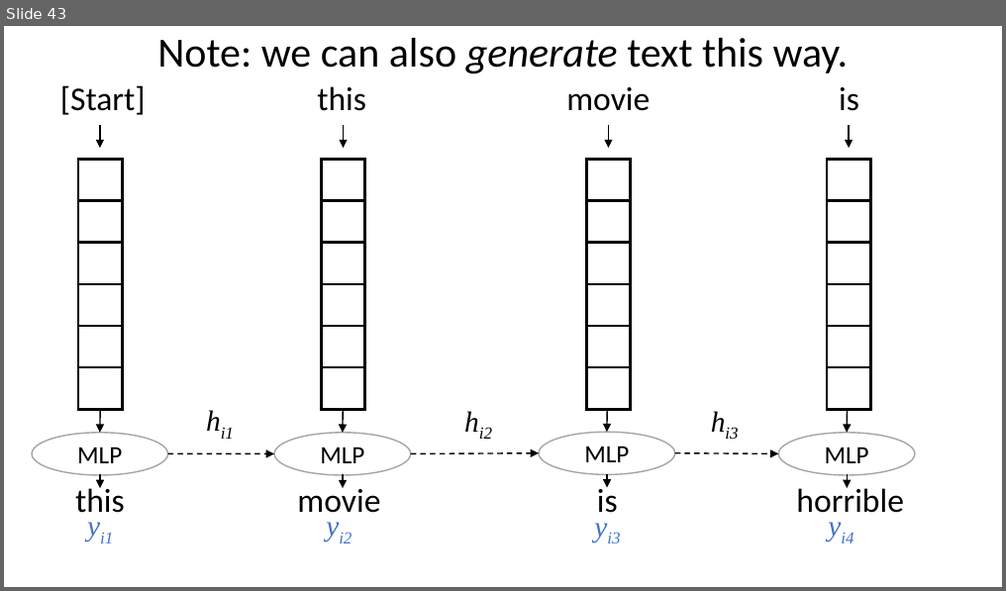
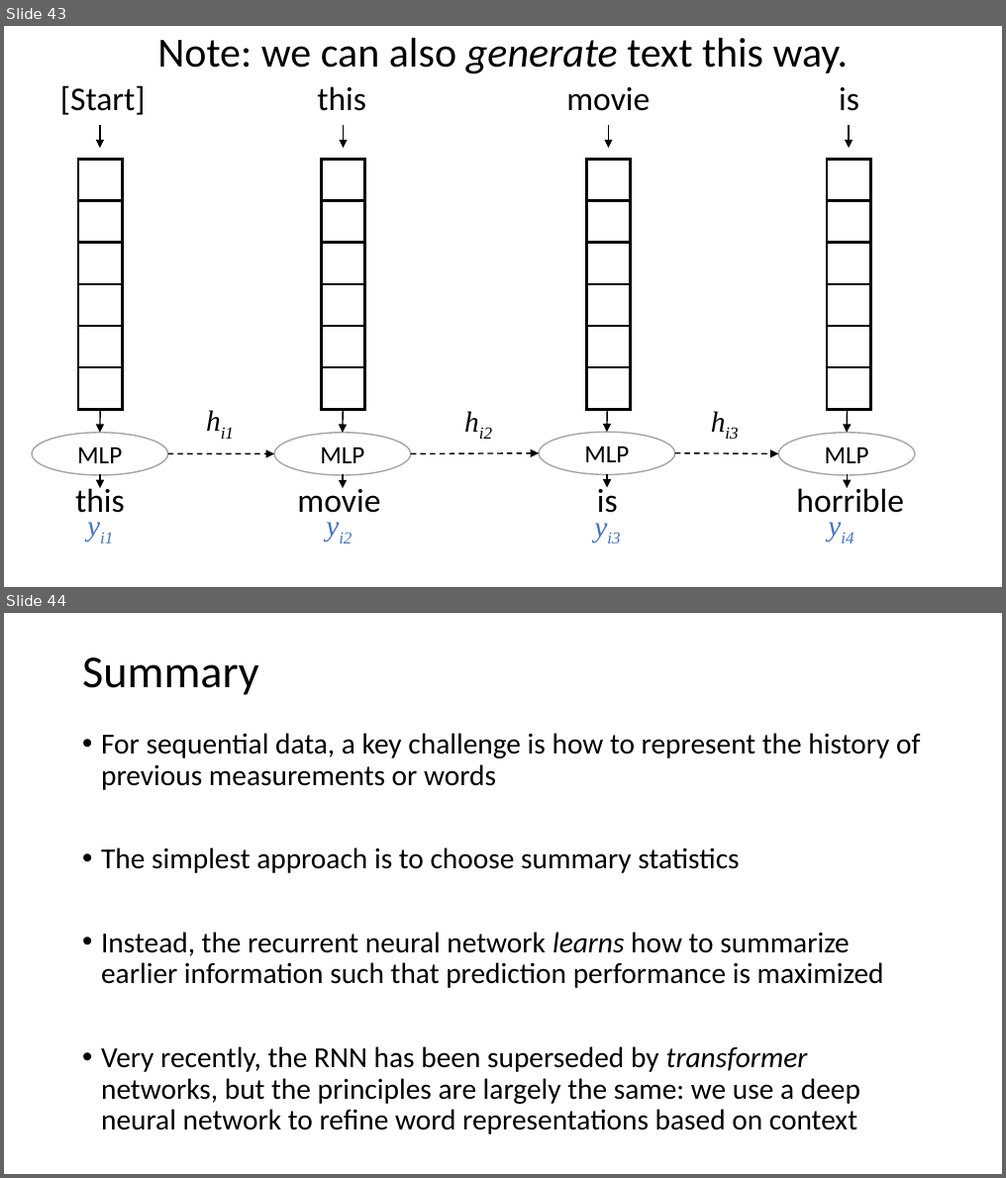
Before and after one commit to mengelhard/bsrt_ml4h, a slide deck: lectures/al12.pptx. Shown one above the other, each under a label of ours: slide 43 before the commit, slides 43 and 44 after it. The pictures are 1006x591 and 1006x1178 pixels, drawn with LibreOffice and Linux fonts; fonts in the diff are those of the drawing. Boxes give left, top, right and bottom in pixels: in the first picture for what was removed or moved away, otherwise in the second. Text is boxed around its words. In the diff, an @@ line names an element or a change of style, - is before the commit and + after.

```diff
--- a/lectures/al12.pptx
+++ b/lectures/al12.pptx
@@ slide 44 added at box(4, 613, 1002, 1174), background #FFFFFF @@
@@ title added at box(82, 658, 258, 695), 33 pt, text #000000 @@
+Summary
@@ text added at box(101, 733, 920, 1135), 21 pt, text #000000 @@
+• For sequential data, a key challenge is how to represent the history of previous measurements or words
+• The simplest approach is to choose summary statistics
+• Instead, the recurrent neural network learns how to summarize earlier information such that prediction performance is maximized
+• Very recently, the RNN has been superseded by transformer networks, but the principles are largely the same: we use a deep neural network to refine word representations based on context
```
Also in this commit, not shown: 3 slides changed, 1 other file.
